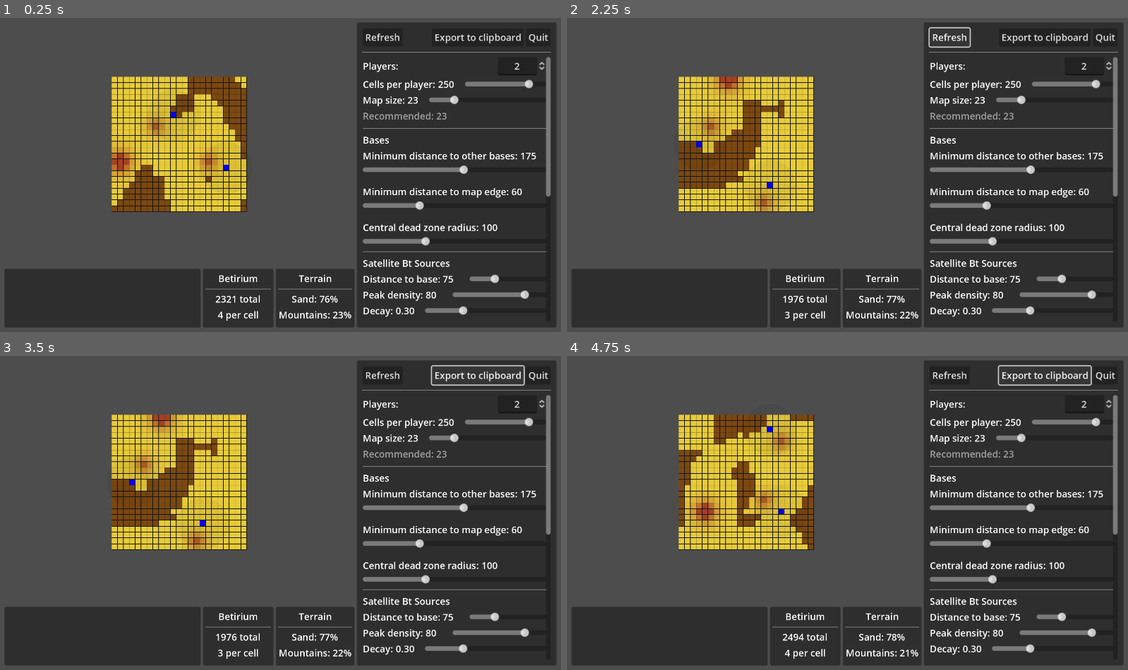
Above: before the commit, frames 1-4 (two rows, left to right).
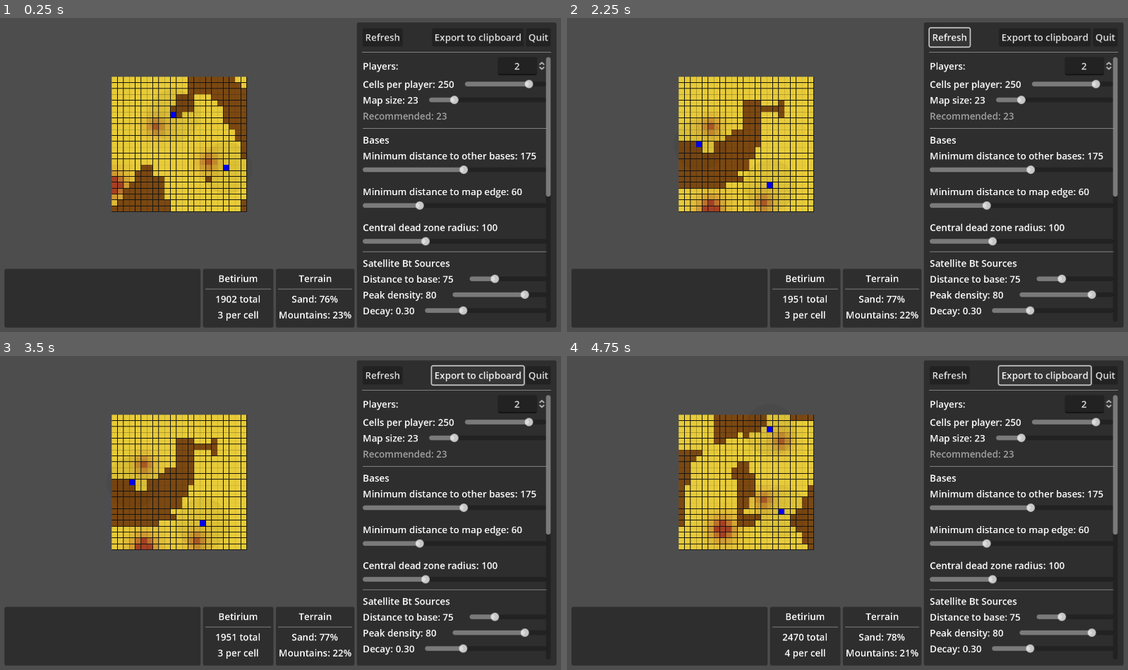
Above: after the commit, the same moments.

Repository: wadcom/kisarra-mapgen
Game: Godot game, scene res://main.tscn
Same seed, same stepped clock (60 frames per second), same inputs: the game is played once before the commit and once after it.
Inputs:
- Up to frame 1 (0.25 s): no input
- Up to frame 2 (2.25 s): click "Refresh" at 0.5 s; click "Export to clipboard" at 1.25 s; click "Refresh" at 2 s
- Up to frame 3 (3.5 s): click "Export to clipboard" at 2.75 s
- Up to frame 4 (4.75 s): click "Refresh" at 3.5 s; click "Export to clipboard" at 4.25 s

The runs differ from the first frame. In frame 1, 0.5% of the frame differs, in the area x 19-43%, y 41-96%; in frame 2, 0.5%; in frame 3, 0.5%; in frame 4, 0.7%, in the area x 22-43%, y 44-91%.

Commit message:
Extract Model.get_bt_sources()

Diff:
--- a/map_area/map_area.gd
+++ b/map_area/map_area.gd
@@ -50,12 +50,11 @@
 func update_betirium(params):
 	var result = Model.set_params(params)
 
-	var satellite_bt_sources = Model.get_satellite_bt_sources()
-	var extra_bt_sources = Model.pick_extra_bt_sources()
-
-	_display_warnings(result.warnings + extra_bt_sources.warnings)
-
-	var bt_density = _calculate_bt_density(params, satellite_bt_sources + extra_bt_sources.sources)
+	var bt_sources = Model.get_bt_sources()
+
+	_display_warnings(result.warnings + bt_sources.warnings)
+
+	var bt_density = _calculate_bt_density(params, bt_sources.sources)
 	Model.set_betirium_density(bt_density)
 
 	Model.setup_surface(params)
--- a/model.gd
+++ b/model.gd
@@ -16,10 +16,6 @@
 const _perlin_noise = preload("res://perlin_noise.gd")
 
 const SATELLITE_BT_SOURCE_RADIUS = _globals.CELL_SIDE_KMS / 2.0
-
-
-func get_satellite_bt_sources():
-	return _make_satellite_bt_sources()
 
 
 func set_betirium_density(bt_density):
@@ -314,7 +310,7 @@
 	return p.x < 0 or p.y < 0 or p.x >= _params.map_size or p.y >= _params.map_size
 
 
-func pick_extra_bt_sources():
+func _make_extra_bt_sources():
 	var bt_sources = []
 	var warnings = []
 
@@ -356,3 +352,13 @@
 		available_cxys.erase(cxys[0])
 
 	return { sources = bt_sources, warnings = warnings }
+
+
+func get_bt_sources():
+	var satellite_bt_sources = _make_satellite_bt_sources()
+	var extra_bt_sources = _make_extra_bt_sources()
+
+	return {
+		sources = satellite_bt_sources + extra_bt_sources.sources,
+		warnings = extra_bt_sources.warnings,
+	}
